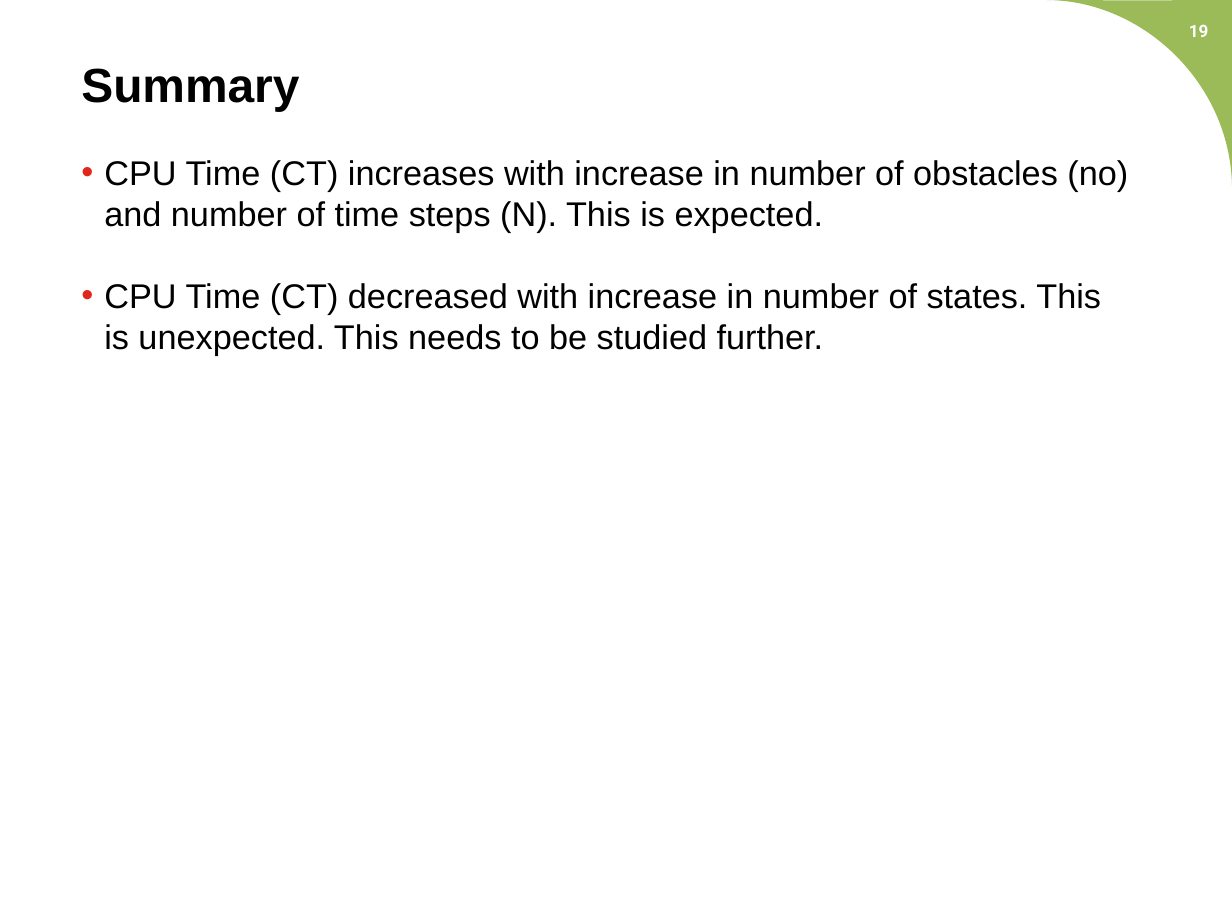
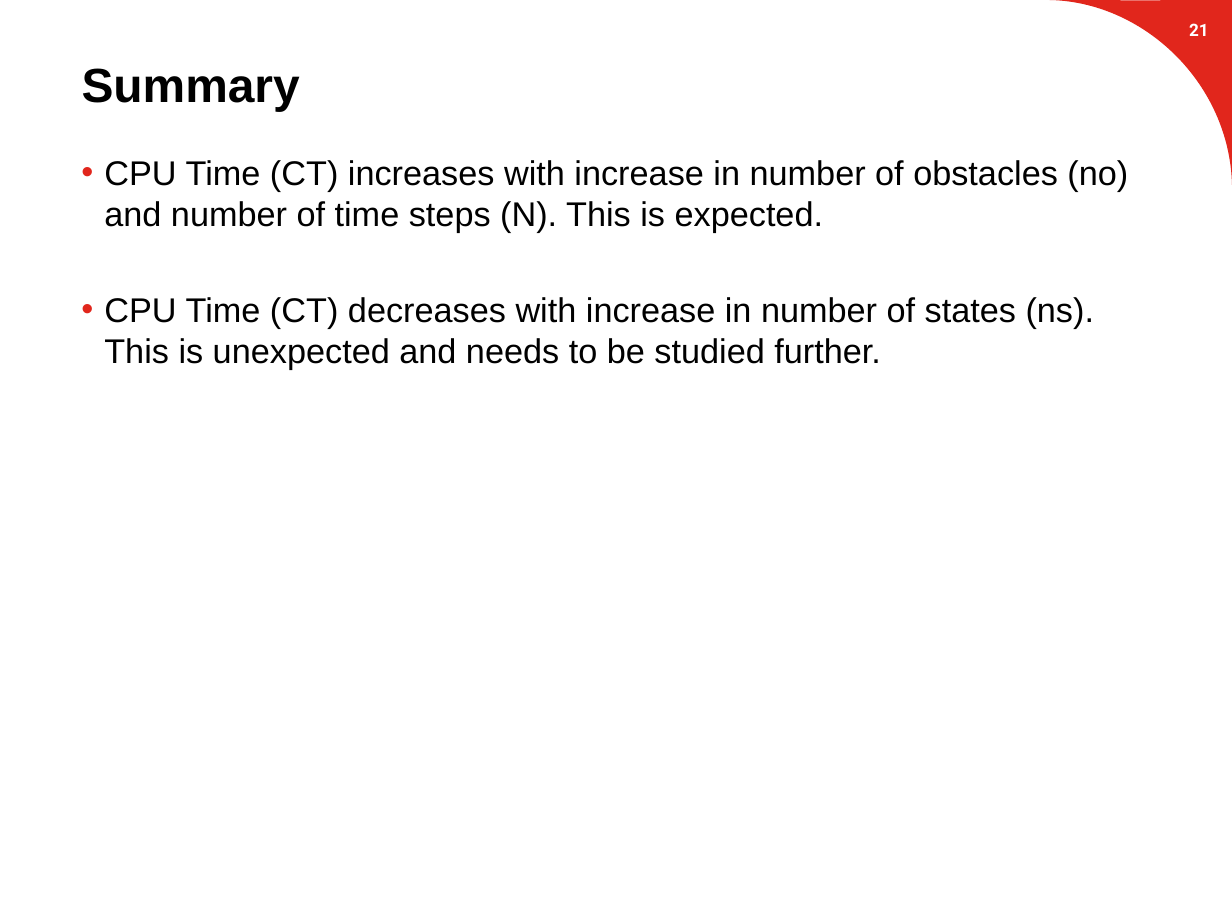
Before and after one commit to suvoganguli/GIG-MPC-Laplacian, a slide deck: slide 22 of 2D Results.pptx (slide 19 before the commit). Drawn at 1232x924 pixels with LibreOffice and Linux fonts; fonts in the diff are those of the drawing; background and template pictures are left out. Boxes give left, top, right and bottom in pixels: in the first picture for what was removed or moved away, otherwise in the second. Text is boxed around its words. In the diff, an @@ line names an element or a change of style, - is before the commit and + after.

```diff
--- a/2D Results.pptx
+++ b/2D Results.pptx
@@ freeform shape at bbox=[1047, 0, 1232, 185]: fill #9BBB59 to #E1261C @@
@@ page number at bbox=[1189, 23, 1209, 36]: text changed @@
-19
+21
@@ text at bbox=[104, 297, 1094, 369]: text changed @@
-• CPU Time (CT) decreased with increase in number of states. This is unexpected. This needs to be studied further.
+• CPU Time (CT) decreases with increase in number of states (ns). This is unexpected and needs to be studied further.
```
Also in this commit, not shown: 18 other slides changed, 5 slides added, 2 slides removed.
